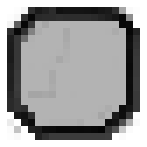
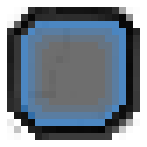
Two versions of the same layered image (147x147). Layer-by-layer changes:
added layer "Highlight" above "Clicked background" over [21, 21, 126, 126]
showed "Clicked background" over [21, 21, 126, 126]
